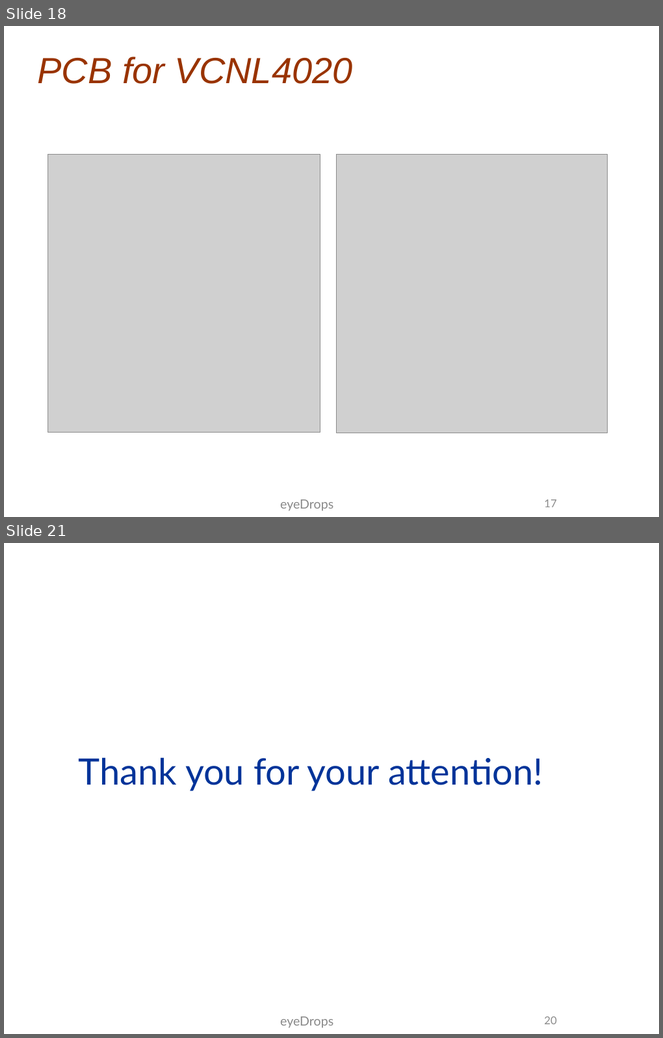
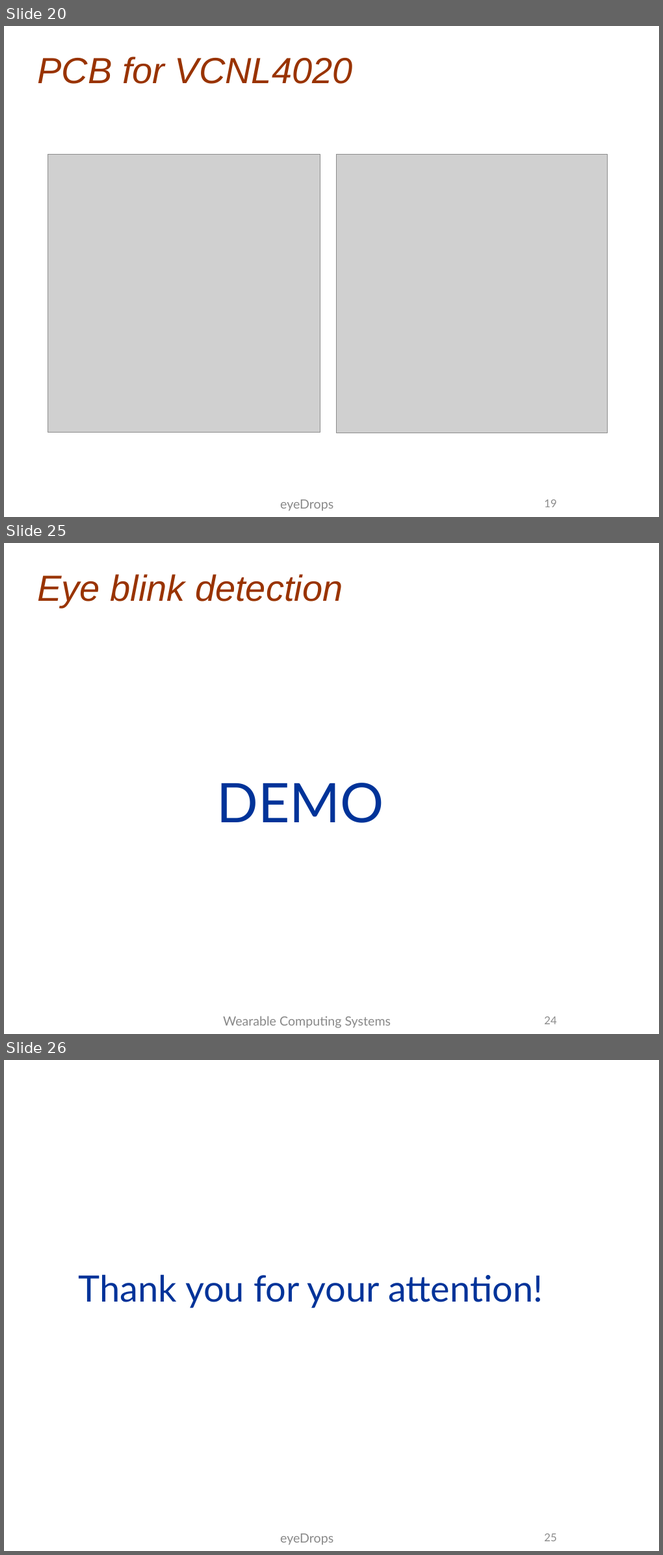
Before and after one commit to benthie/wearables-praktikum, a slide deck: documents/midterm presentation/Midterm Presentation.pptx. Shown one above the other, each under a label of ours: slides 18 and 21 before the commit, slides 20, 25 and 26 after it; the slides between them are not shown. The pictures are 663x1038 and 663x1555 pixels, drawn with LibreOffice and Linux fonts; fonts in the diff are those of the drawing; grey boxes stand for pictures; background and template pictures are left out. Boxes give left, top, right and bottom in pixels: in the first picture for what was removed or moved away, otherwise in the second. Text is boxed around its words. In the diff, an @@ line names an element or a change of style, - is before the commit and + after.

```diff
--- a/documents/midterm presentation/Midterm Presentation.pptx
+++ b/documents/midterm presentation/Midterm Presentation.pptx
@@ slide 25 added at (4, 543, 659, 1034), background picture (left out) @@
@@ title added at (38, 574, 343, 607), 40 pt, text #993300, italic @@
+Eye blink detection
@@ text added at (217, 783, 384, 823), 60 pt, text #003399 @@
+DEMO
@@ text added at (223, 1016, 391, 1029), 14 pt, text #898989 @@
+Wearable Computing Systems
@@ page number added at (544, 1017, 556, 1025), 12 pt, text #8C8C8C @@
+24
@@ what was slide 18 is now slide 20 @@
@@ page number at (544, 500, 556, 508): text changed @@
-17
+19
@@ what was slide 21 is now slide 26 @@
@@ page number at (544, 1534, 556, 1542): text changed @@
-20
+25
```
Also in this commit, not shown: 3 slides changed, 6 other slides added, 1 slide removed.
